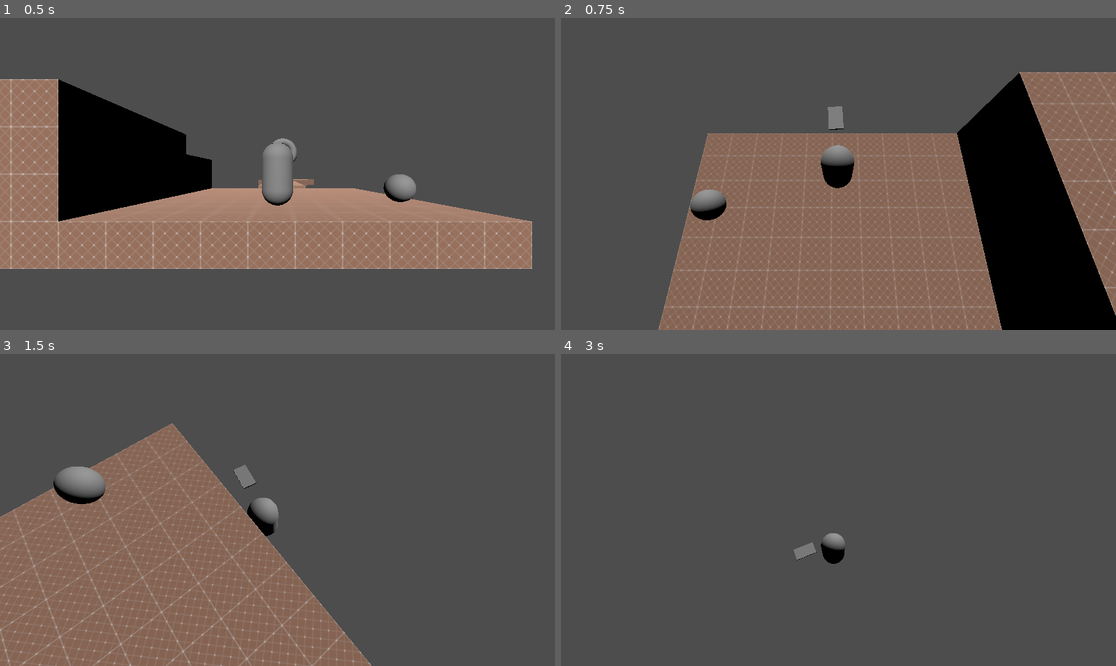
Above: before the commit, frames 1-4 (two rows, left to right).
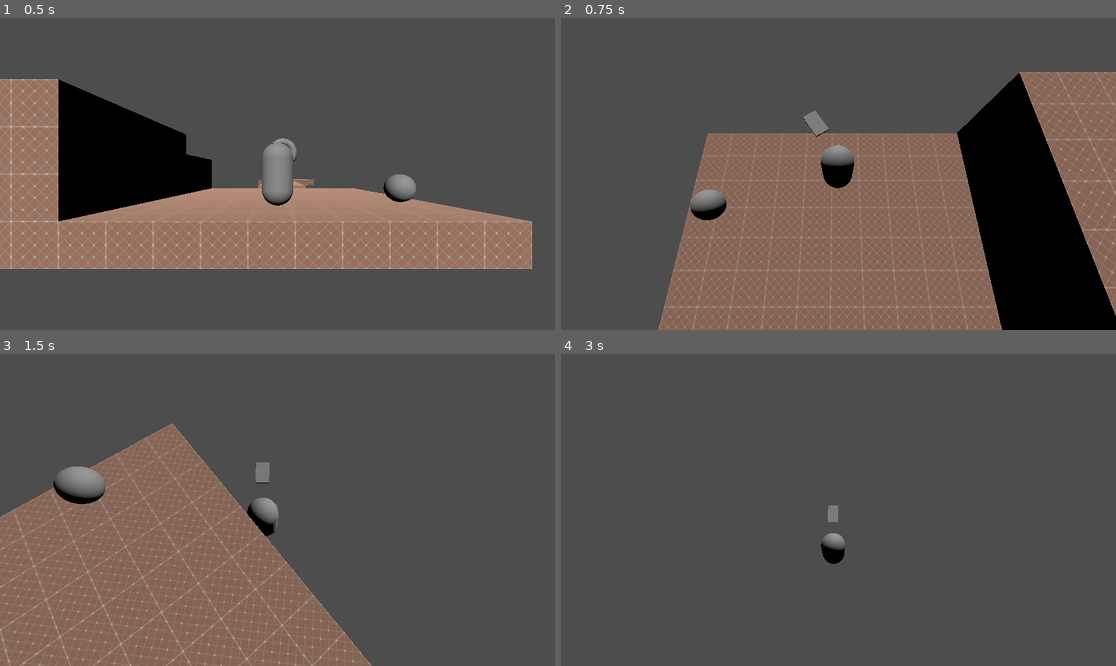
Above: after the commit, the same moments.

Repository: Nigel-Karunaratne/3DPlatformer_Godot4
Game: Godot game, scene res://level_scenes/test_level.tscn
Same seed, same stepped clock (60 frames per second), same inputs: the game is played once before the commit and once after it. The project has no main scene, so this scene is started directly.
Inputs (mouse positions are in pixels of both pictures, inside the frame that each line leads up to):
- Up to frame 1 (0.5 s): no input
- Up to frame 2 (0.75 s): tap Enter at 0.5 s; move the mouse to (866, 174) at 0.52 s; hold W (move_forward) from 0.53 s (still down); tap R at 0.6 s
- Up to frame 3 (1.5 s): keep holding W (move_forward); tap Space (jump) at 0.77 s; move the mouse to (249, 510) at 1.27 s; tap T at 1.35 s
- Up to frame 4 (3 s): keep holding W (move_forward); tap Space (jump) at 1.52 s; move the mouse to (849, 503) at 2.02 s; tap R at 2.1 s; move the mouse to (832, 516) at 2.77 s; tap T at 2.85 s

Frame 1 is identical in both runs. In frame 2, 0.4% of the frame differs, in the area x 43-53%, y 28-54%; in frame 3, 0.3%; in frame 4, 0.2%.

Commit message:
Made player rotation velocity-independent
involves the code increase the player's velocity on movement to after the rotation bit.
also made getting launched have reduced friction for 0.25 seconds, needs to be tweaked.

Diff:
--- a/scripts/player_move.gd
+++ b/scripts/player_move.gd
@@ -9,7 +9,7 @@
 const MAX_SPEED = 9
 const GRAVITY = 30
 const JUMP_VELOCITY = 12
-const ANGULAR_SPEED = TAU * 2
+const ANGULAR_SPEED = TAU * 2.5
 
 const SHORT_HOP_MULTIPLIER = 0.5
 
@@ -50,18 +50,25 @@
 		velocity.y = JUMP_VELOCITY
 		is_currently_jumping = true
 
+	if _move_axis.length_squared() > 0:
+		# Rotate the Player
+		var look_direction = Vector2(-_move_axis.z, -_move_axis.x)
+		var target_angle = look_direction.angle()
+
+		if Vector2(velocity.x, velocity.z).length() < 0.1:
+			rotation.y = target_angle # SNAP TO ANGLE
+		else:
+			var angular_difference = wrapf(target_angle - rotation.y, -PI, PI) # Find Shortest path to the target angle
+			rotation.y += clamp(delta * ANGULAR_SPEED, 0, abs(angular_difference)) * sign(angular_difference)
+
 	velocity.x += _move_axis.x * ACCEL_SPEED
 	velocity.z += _move_axis.z * ACCEL_SPEED
 
 	velocity.x *= friction
 	velocity.z *= friction
 
-	if _move_axis.length_squared() > 0:
-		# Rotate the Player
-		var look_direction = Vector2(-velocity.z, -velocity.x)
-		var target_angle = look_direction.angle()
-		rotation.y = target_angle
-		pass
+	# velocity.x = velocity.x / (1 + 0.2)
+	# velocity.z = velocity.z / (1 + 0.2)
 
 	if Vector2(velocity.x, velocity.z).length() < 0.1:
 		velocity.x = 0
@@ -73,4 +80,7 @@
 func launch_player_spring(new_velocity: Vector3):
 	velocity = new_velocity
 	is_currently_jumping = false
+	friction = 0.875
+	await get_tree().create_timer(0.25).timeout
+	friction = 0.8
 	return
